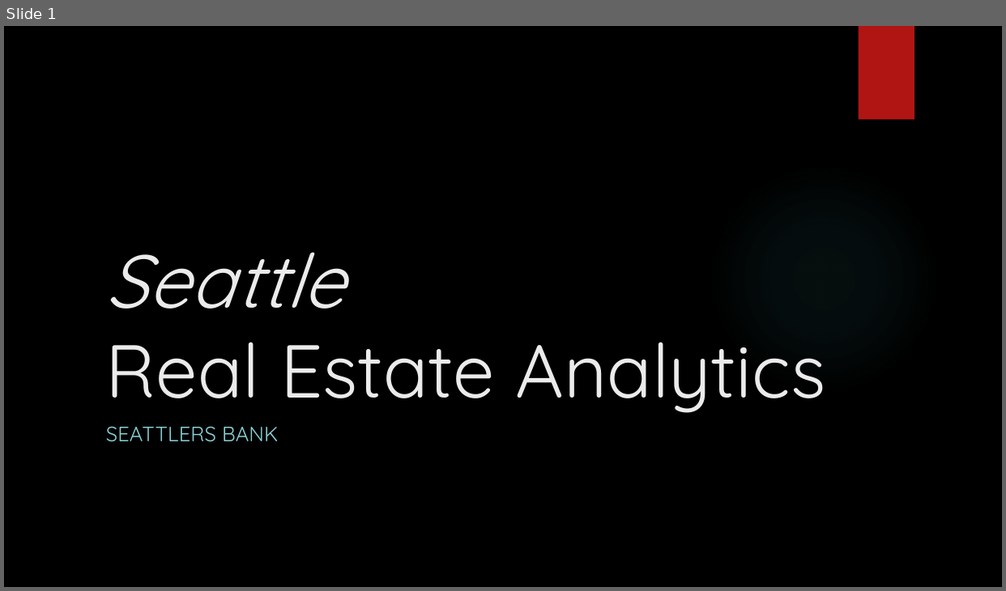
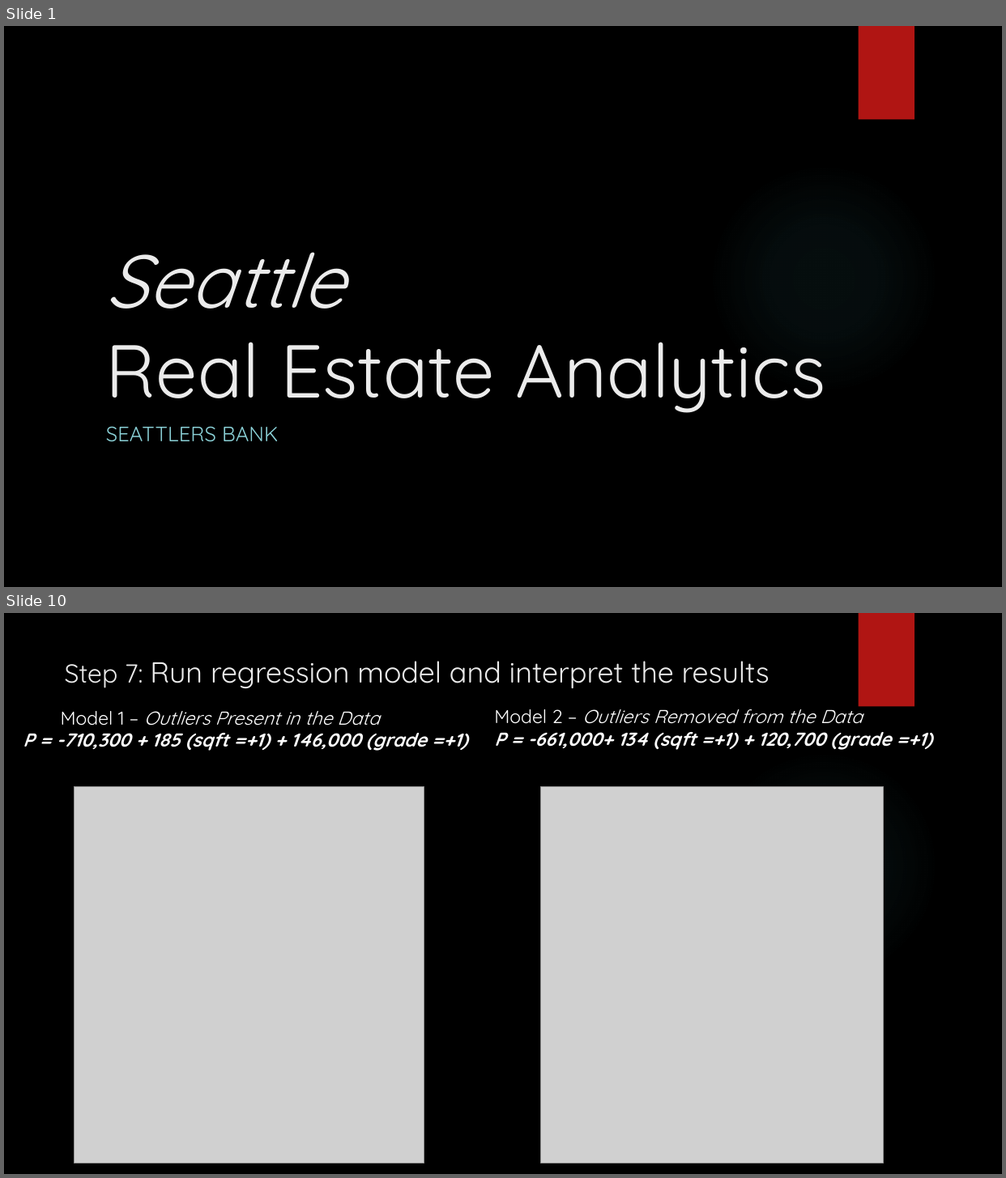
Before and after one commit to Silkways/Seattlers, a slide deck: Flatiron_Mod_1_Slides.pptx. Shown one above the other, each under a label of ours: slide 1 before the commit, slides 1 and 10 after it; the slides between them are not shown. The pictures are 1006x591 and 1006x1178 pixels, drawn with LibreOffice and Linux fonts; fonts in the diff are those of the drawing; grey boxes stand for pictures; background and template pictures are left out. Boxes give left, top, right and bottom in pixels: in the first picture for what was removed or moved away, otherwise in the second. Text is boxed around its words. In the diff, an @@ line names an element or a change of style, - is before the commit and + after.

```diff
--- a/Flatiron_Mod_1_Slides.pptx
+++ b/Flatiron_Mod_1_Slides.pptx
@@ slide 10 added at (x1=4, y1=613, x2=1002, y2=1174), background picture (left out); not listed: 2 template elements that a slide beside it also shows @@
@@ title added at (x1=65, y1=661, x2=769, y2=688), 28 pt, text #EBEBEB @@
+Step 7: Run regression model and interpret the results
@@ text added at (x1=494, y1=703, x2=932, y2=750), 18 pt, text #FFFFFF, bold, italic @@
+Model 2 – Outliers Removed from the Data
+P = -661,000+ 134 (sqft =+1) + 120,700 (grade =+1)
@@ text added at (x1=23, y1=711, x2=467, y2=751), 18 pt, text #FFFFFF, bold, italic @@
+Model 1 – Outliers Present in the Data
+P = -710,300 + 185 (sqft =+1) + 146,000 (grade =+1)
@@ picture added at (x1=74, y1=786, x2=424, y2=1163) @@
@@ picture added at (x1=541, y1=786, x2=884, y2=1163) @@
```
Also in this commit, not shown: 1 slide changed, 7 other slides added, 2 slides removed, 2 other files.
